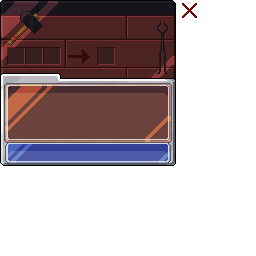
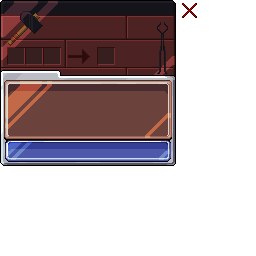
Layers edited between the first and the second (256, 256) image:
painted on "Layer 2" over [4, 80, 172, 163]
removed layer "Layer 3" (was soft light) over [1, 70, 175, 78]
painted on "Layer 1" over [1, 70, 175, 163]
